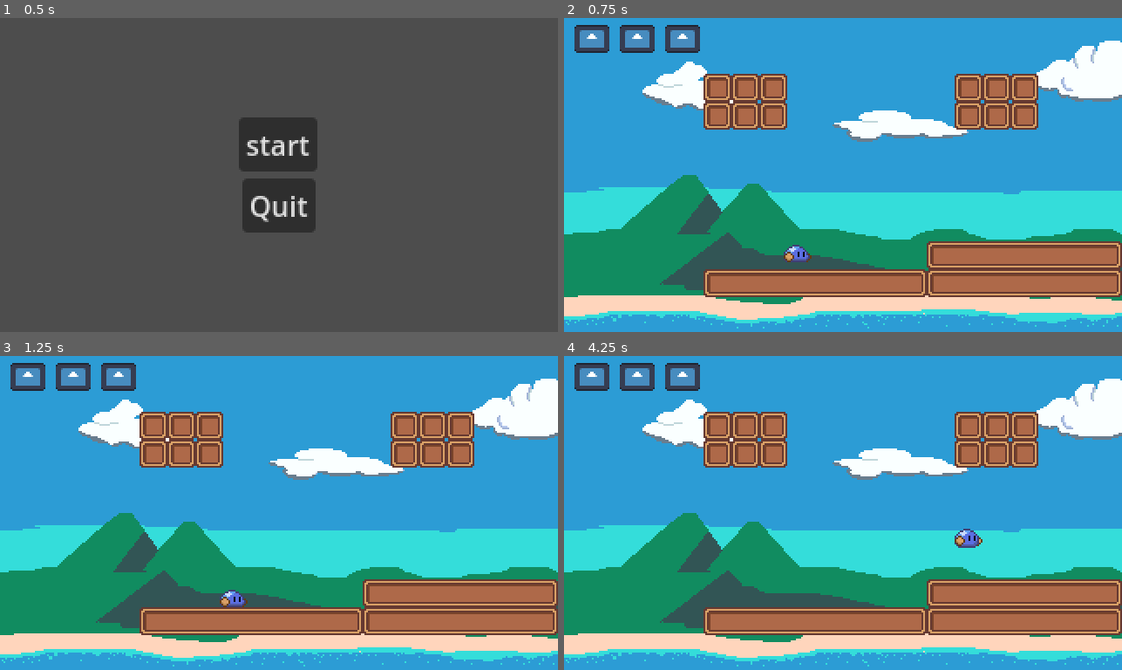
Above: before the commit, frames 1-4 (two rows, left to right).
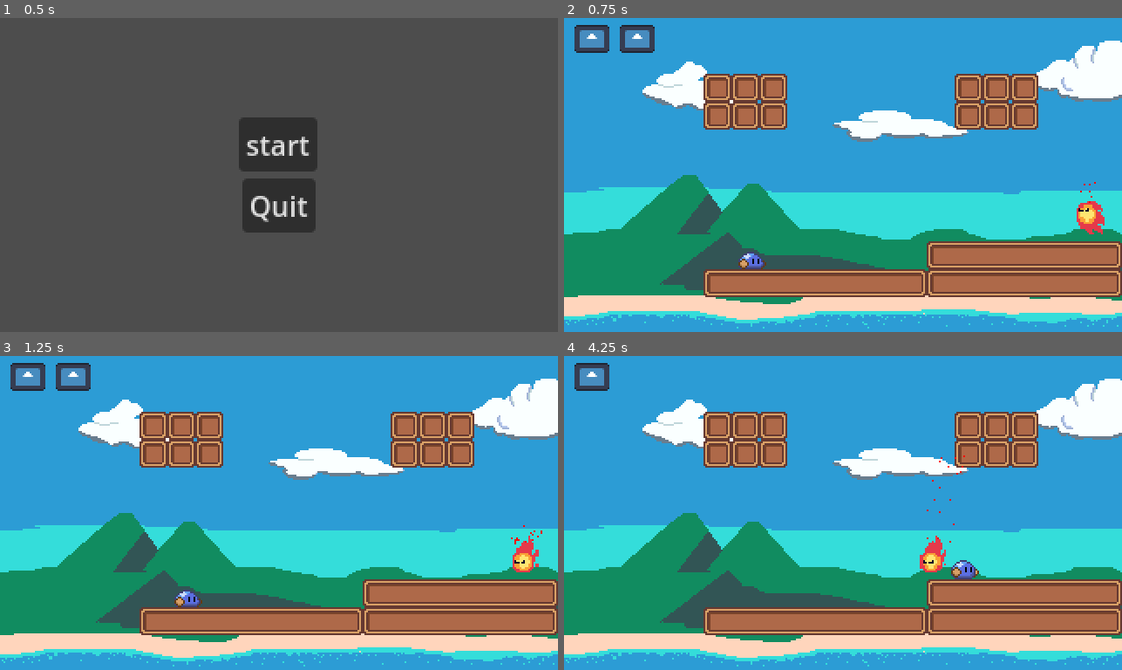
Above: after the commit, the same moments.

Repository: Kumonari/HNU_GameJam_SS25
Game: Godot game, scene res://scenes/ui/menu/title_screen.tscn
The game is run twice, just before and just after one commit, with the same random seed, the same clock (stepped at 60 frames per second) and the same inputs. The engine's default icon, where the game draws it, is replaced by a stand-in: a white triangle on a blue panel in a dark square.
Inputs (mouse positions are in pixels of both pictures, inside the frame that each line leads up to):
- Up to frame 1 (0.5 s): no input
- Up to frame 2 (0.75 s): click "start" at 0.5 s
- Up to frame 3 (1.25 s): no input
- Up to frame 4 (4.25 s): move the mouse to (965, 497) at 1.27 s; hold D (Rechts) 1.28-2.78 s; tap Space (Jump) at 1.35, 1.52, 1.82, 2.27, 2.3, 2.57, 2.85, 3.77, 3.8, 4.07 s; move the mouse to (731, 528) at 2.02 s; click (731, 528) at 2.1 s; move the mouse to (898, 443) at 2.77 s; hold A (Links) 2.78-3.53 s; move the mouse to (815, 575) at 3.52 s; hold D (Rechts) from 3.53 s (still down); click (815, 575) at 3.6 s

Frame 1 is identical in both runs. In frame 2, 1.4% of the frame differs, in the area x 18-97%, y 2-80%; in frame 3, 1.3%; in frame 4, 1.9%, in the area x 10-75%, y 2-72%.

Commit message:
i

Diff:
--- /dev/null
+++ b/Circle_obstacle.gd
@@ -0,0 +1,9 @@
+extends PathFollow2D
+
+
+@export var speed: float = 100.0  # Bewegungsgeschwindigkeit
+
+
+
+func _process(delta):
+	progress += speed * delta
--- /dev/null
+++ b/Enemie_follow.gd
@@ -0,0 +1,29 @@
+extends CharacterBody2D
+
+var speed = 2000
+var jump = -15000
+var direction
+var gravity = 800
+var time = 0.0
+
+func _physics_process(delta):
+	if is_on_floor():
+		$AnimatedSprite2D.play("default")
+	time += delta
+	if time >= 1.0:
+		time = 0.0
+		Jump(delta)
+		$AnimatedSprite2D.play("jump")
+
+	if not is_on_floor():
+		velocity.y += gravity * delta
+	if player.global_position.x == global_position.x - 110:
+		velocity.x = 0
+	move_and_slide()
+
+func Jump(delta):
+	velocity.y += jump * delta
+	if player.global_position.x > global_position.x - 110:
+		velocity.x = speed * delta
+	elif player.global_position.x < global_position.x - 110:
+		velocity.x = -speed * delta
--- /dev/null
+++ b/death_zone.gd
@@ -0,0 +1,9 @@
+extends Area2D
+
+
+
+
+
+
+func _on_body_shape_entered(body_rid: RID, body: Node2D, body_shape_index: int, local_shape_index: int) -> void:
+	get_tree().quit()
--- a/project.godot
+++ b/project.godot
@@ -56,6 +56,7 @@
 2d_render/layer_1="Player"
 2d_physics/layer_1="Player"
 2d_physics/layer_2="Object"
+2d_physics/layer_3="Hook"
 
 [rendering]
 
--- /dev/null
+++ b/scenes/game/DeathZone.tscn
@@ -0,0 +1,15 @@
+[gd_scene load_steps=3 format=3 uid="uid://rbv0s38s4knt"]
+
+[ext_resource type="Script" path="res://death_zone.gd" id="1_38rpd"]
+
+[sub_resource type="RectangleShape2D" id="RectangleShape2D_g0xwo"]
+
+[node name="DeathZone" type="Node2D"]
+
+[node name="Area2D" type="Area2D" parent="."]
+script = ExtResource("1_38rpd")
+
+[node name="CollisionShape2D" type="CollisionShape2D" parent="Area2D"]
+shape = SubResource("RectangleShape2D_g0xwo")
+
+[connection signal="body_shape_entered" from="Area2D" to="Area2D" method="_on_body_shape_entered"]
--- a/scenes/game/main_scene.tscn
+++ b/scenes/game/main_scene.tscn
@@ -1,9 +1,11 @@
-[gd_scene load_steps=7 format=4 uid="uid://dam7upddk0nue"]
+[gd_scene load_steps=9 format=4 uid="uid://dam7upddk0nue"]
 
 [ext_resource type="Texture2D" uid="uid://b4yokln6353c7" path="res://assets/sprites/slime_tileset.png" id="1_fhsd1"]
 [ext_resource type="Texture2D" uid="uid://dwf80lw2vylw1" path="res://assets/sprites/background.png" id="2_t36v5"]
 [ext_resource type="PackedScene" uid="uid://c1f2g0w8hub43" path="res://scenes/game_objects/characters/main_character.tscn" id="3_htyx0"]
-[ext_resource type="PackedScene" uid="uid://bvqal8eq1g7nm" path="res://scenes/ui/ui.tscn" id="4_65sok"]
+[ext_resource type="PackedScene" uid="uid://bexhrj5kj4uxw" path="res://scenes/game/ui.tscn" id="4_65sok"]
+[ext_resource type="PackedScene" uid="uid://rbv0s38s4knt" path="res://scenes/game/DeathZone.tscn" id="5_ryyn3"]
+[ext_resource type="PackedScene" uid="uid://f7wk6ete6oua" path="res://scenes/game_objects/characters/enemies.tscn" id="6_ka4cs"]
 
 [sub_resource type="TileSetAtlasSource" id="TileSetAtlasSource_bi6up"]
 texture = ExtResource("1_fhsd1")
@@ -34,7 +36,14 @@
 texture = ExtResource("2_t36v5")
 
 [node name="CharacterBody2D" parent="." instance=ExtResource("3_htyx0")]
-position = Vector2(134, 120)
+position = Vector2(108, 131)
 collision_mask = 2
 
 [node name="UI" parent="." instance=ExtResource("4_65sok")]
+
+[node name="DeathZone" parent="." instance=ExtResource("5_ryyn3")]
+position = Vector2(149, 169)
+scale = Vector2(18.2603, 0.414062)
+
+[node name="Enemies" parent="." instance=ExtResource("6_ka4cs")]
+position = Vector2(299, 107)
--- /dev/null
+++ b/scenes/game/ui.gd
@@ -0,0 +1,26 @@
+extends Control
+
+@onready var Health1 = $Leben1
+@onready var Health2 = $Leben2
+@onready var Health3 = $Leben3
+
+
+
+func _process(delta):
+	Health_Screen()
+
+func Health_Screen():
+	if player.health == 3:
+		Health1.visible = true
+		Health2.visible = true
+		Health3.visible = true
+	if player.health == 2:
+		Health1.visible = true
+		Health2.visible = true
+		Health3.visible = false
+	if player.health == 1:
+		Health1.visible = true
+		Health2.visible = false
+		Health3.visible = false
+	if player.health == 0:
+		get_tree().quit()
--- /dev/null
+++ b/scenes/game/ui.tscn
@@ -0,0 +1,31 @@
+[gd_scene load_steps=3 format=3 uid="uid://bexhrj5kj4uxw"]
+
+[ext_resource type="Script" path="res://scenes/game/ui.gd" id="1_8cips"]
+[ext_resource type="Texture2D" uid="uid://byulfhhnlymi3" path="res://icon.svg" id="1_n005h"]
+
+[node name="UI" type="Control"]
+layout_mode = 3
+anchors_preset = 15
+anchor_right = 1.0
+anchor_bottom = 1.0
+grow_horizontal = 2
+grow_vertical = 2
+script = ExtResource("1_8cips")
+
+[node name="Leben1" type="Sprite2D" parent="."]
+visible = false
+position = Vector2(16, 12)
+scale = Vector2(0.16, 0.12)
+texture = ExtResource("1_n005h")
+
+[node name="Leben2" type="Sprite2D" parent="."]
+visible = false
+position = Vector2(42, 12)
+scale = Vector2(0.16, 0.12)
+texture = ExtResource("1_n005h")
+
+[node name="Leben3" type="Sprite2D" parent="."]
+visible = false
+position = Vector2(68, 12)
+scale = Vector2(0.16, 0.12)
+texture = ExtResource("1_n005h")
--- /dev/null
+++ b/scenes/game_objects/characters/enemies.tscn
@@ -0,0 +1,92 @@
+[gd_scene load_steps=12 format=3 uid="uid://f7wk6ete6oua"]
+
+[ext_resource type="Script" path="res://Enemie_follow.gd" id="1_0u1b8"]
+[ext_resource type="Texture2D" uid="uid://bi3u4e5ay0o1x" path="res://assets/sprites/fireball_anim_sheet.png" id="2_omb0r"]
+[ext_resource type="Script" path="res://scenes/game_objects/characters/fire_area.gd" id="3_723li"]
+
+[sub_resource type="AtlasTexture" id="AtlasTexture_fvht7"]
+atlas = ExtResource("2_omb0r")
+region = Rect2(0, 0, 16, 16)
+
+[sub_resource type="AtlasTexture" id="AtlasTexture_4egdj"]
+atlas = ExtResource("2_omb0r")
+region = Rect2(16, 0, 16, 16)
+
+[sub_resource type="AtlasTexture" id="AtlasTexture_u7718"]
+atlas = ExtResource("2_omb0r")
+region = Rect2(32, 0, 16, 16)
+
+[sub_resource type="AtlasTexture" id="AtlasTexture_aap4y"]
+atlas = ExtResource("2_omb0r")
+region = Rect2(48, 0, 16, 16)
+
+[sub_resource type="AtlasTexture" id="AtlasTexture_b2x5h"]
+atlas = ExtResource("2_omb0r")
+region = Rect2(64, 0, 16, 16)
+
+[sub_resource type="SpriteFrames" id="SpriteFrames_3h234"]
+animations = [{
+"frames": [{
+"duration": 1.0,
+"texture": SubResource("AtlasTexture_fvht7")
+}, {
+"duration": 1.0,
+"texture": SubResource("AtlasTexture_4egdj")
+}],
+"loop": false,
+"name": &"default",
+"speed": 5.0
+}, {
+"frames": [{
+"duration": 1.0,
+"texture": SubResource("AtlasTexture_u7718")
+}, {
+"duration": 1.0,
+"texture": SubResource("AtlasTexture_aap4y")
+}, {
+"duration": 1.0,
+"texture": SubResource("AtlasTexture_b2x5h")
+}],
+"loop": false,
+"name": &"jump",
+"speed": 5.0
+}]
+
+[sub_resource type="ParticleProcessMaterial" id="ParticleProcessMaterial_hckbl"]
+particle_flag_disable_z = true
+emission_shape = 3
+emission_box_extents = Vector3(8.89, 1, 1)
+gravity = Vector3(0, -98, 0)
+
+[sub_resource type="CircleShape2D" id="CircleShape2D_qn5no"]
+
+[node name="Enemies" type="Node2D"]
+
+[node name="CharacterBody2D" type="CharacterBody2D" parent="."]
+collision_mask = 2
+script = ExtResource("1_0u1b8")
+
+[node name="AnimatedSprite2D" type="AnimatedSprite2D" parent="CharacterBody2D"]
+position = Vector2(1, -4)
+scale = Vector2(1.25, 1.3125)
+sprite_frames = SubResource("SpriteFrames_3h234")
+animation = &"jump"
+
+[node name="GPUParticles2D" type="GPUParticles2D" parent="CharacterBody2D"]
+modulate = Color(1, 0.027451, 0, 1)
+position = Vector2(3, -11)
+amount = 18
+process_material = SubResource("ParticleProcessMaterial_hckbl")
+lifetime = 0.4
+randomness = 1.0
+
+[node name="Area2D" type="Area2D" parent="CharacterBody2D"]
+script = ExtResource("3_723li")
+
+[node name="CollisionShape2D" type="CollisionShape2D" parent="CharacterBody2D/Area2D"]
+shape = SubResource("CircleShape2D_qn5no")
+
+[node name="CollisionShape2D" type="CollisionShape2D" parent="CharacterBody2D"]
+shape = SubResource("CircleShape2D_qn5no")
+
+[connection signal="body_entered" from="CharacterBody2D/Area2D" to="CharacterBody2D/Area2D" method="_on_body_entered"]
--- /dev/null
+++ b/scenes/game_objects/characters/fire_area.gd
@@ -0,0 +1,7 @@
+extends Area2D
+
+
+
+
+func _on_body_entered(body: Node2D) -> void:
+	player.health -= 1
--- /dev/null
+++ b/scenes/game_objects/circle_obstacle.tscn
@@ -0,0 +1,39 @@
+[gd_scene load_steps=5 format=3 uid="uid://fek28xpmidlb"]
+
+[ext_resource type="Script" path="res://Circle_obstacle.gd" id="1_pot0y"]
+[ext_resource type="Texture2D" uid="uid://byulfhhnlymi3" path="res://icon.svg" id="2_36rdw"]
+
+[sub_resource type="Curve2D" id="Curve2D_8egj6"]
+_data = {
+"points": PackedVector2Array(0, 0, 0, 0, 56, -44, 0, -50.5108, 0, 50.5108, 122, 12, 0, 0, 0, 0, 46, 62, -2.52554, 55.5619, 2.52554, -55.5619, -23, 10, 0, 0, 0, 0, 56, -44)
+}
+point_count = 5
+
+[sub_resource type="RectangleShape2D" id="RectangleShape2D_cbesh"]
+size = Vector2(76, 11)
+
+[node name="CircleObstacle" type="Node2D"]
+position = Vector2(101, 83)
+
+[node name="Path2D" type="Path2D" parent="."]
+position = Vector2(-2, 0)
+curve = SubResource("Curve2D_8egj6")
+
+[node name="PathFollow2D" type="PathFollow2D" parent="Path2D"]
+position = Vector2(56, -44)
+rotation = 0.703614
+rotates = false
+script = ExtResource("1_pot0y")
+
+[node name="StaticBody2D" type="StaticBody2D" parent="Path2D/PathFollow2D"]
+
+[node name="CollisionShape2D" type="CollisionShape2D" parent="Path2D/PathFollow2D/StaticBody2D"]
+position = Vector2(0, 0.5)
+rotation = -0.724312
+shape = SubResource("RectangleShape2D_cbesh")
+
+[node name="Sprite2D" type="Sprite2D" parent="Path2D/PathFollow2D/StaticBody2D"]
+position = Vector2(0, 7.15256e-07)
+rotation = -0.71733
+scale = Vector2(0.609375, 0.09375)
+texture = ExtResource("2_36rdw")
--- /dev/null
+++ b/scenes/game_objects/saw.tscn
@@ -0,0 +1,15 @@
+[gd_scene load_steps=3 format=3 uid="uid://d1yxnpvhyg2y4"]
+
+[sub_resource type="CircleShape2D" id="CircleShape2D_64jyp"]
+
+[sub_resource type="SpriteFrames" id="SpriteFrames_1wsx3"]
+
+[node name="saw" type="Node2D"]
+
+[node name="StaticBody2D" type="StaticBody2D" parent="."]
+
+[node name="CollisionShape2D" type="CollisionShape2D" parent="StaticBody2D"]
+shape = SubResource("CircleShape2D_64jyp")
+
+[node name="AnimatedSprite2D" type="AnimatedSprite2D" parent="StaticBody2D"]
+sprite_frames = SubResource("SpriteFrames_1wsx3")
--- /dev/null
+++ b/scenes/game_objects/up_obstacle.tscn
@@ -0,0 +1,35 @@
+[gd_scene load_steps=5 format=3 uid="uid://b8pn7ndcdm7c5"]
+
+[ext_resource type="Script" path="res://up_obstacle.gd" id="1_ttrgv"]
+[ext_resource type="Texture2D" uid="uid://byulfhhnlymi3" path="res://icon.svg" id="2_drkqn"]
+
+[sub_resource type="Curve2D" id="Curve2D_kwcj0"]
+_data = {
+"points": PackedVector2Array(0, 0, 0, 0, 0, -38, 0, 0, 0, 0, 3, 138, 0, 0, 0, 0, 1, -39, 0, 0, 0, 0, 1, -39)
+}
+point_count = 4
+
+[sub_resource type="RectangleShape2D" id="RectangleShape2D_ksu1n"]
+size = Vector2(64, 11)
+
+[node name="up_obstacle" type="Node2D"]
+position = Vector2(152, 39)
+
+[node name="Path2D" type="Path2D" parent="."]
+curve = SubResource("Curve2D_kwcj0")
+
+[node name="PathFollow2D" type="PathFollow2D" parent="Path2D"]
+position = Vector2(0, -38)
+rotates = false
+script = ExtResource("1_ttrgv")
+
+[node name="StaticBody2D" type="StaticBody2D" parent="Path2D/PathFollow2D"]
+
+[node name="Sprite2D" type="Sprite2D" parent="Path2D/PathFollow2D/StaticBody2D"]
+position = Vector2(2.98023e-08, -0.5)
+scale = Vector2(0.5, 0.0859375)
+texture = ExtResource("2_drkqn")
+
+[node name="CollisionShape2D" type="CollisionShape2D" parent="Path2D/PathFollow2D/StaticBody2D"]
+position = Vector2(0, -0.5)
+shape = SubResource("RectangleShape2D_ksu1n")
--- /dev/null
+++ b/up_obstacle.gd
@@ -0,0 +1,10 @@
+extends PathFollow2D
+
+
+
+@export var speed: float = 100.0  # Bewegungsgeschwindigkeit
+
+
+
+func _process(delta):
+	progress += speed * delta
Binary file added: assets/sprites/fireball_anim_sheet.png
Not shown, added: assets/sprites/fireball_anim_sheet.png.import
